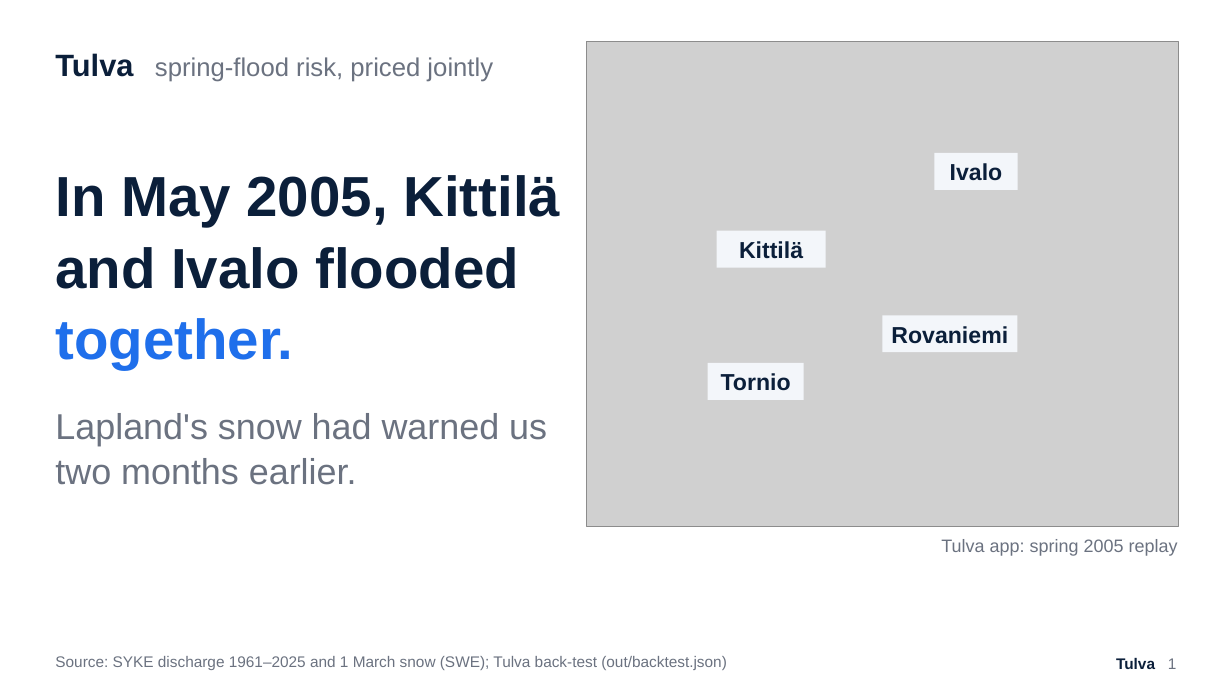
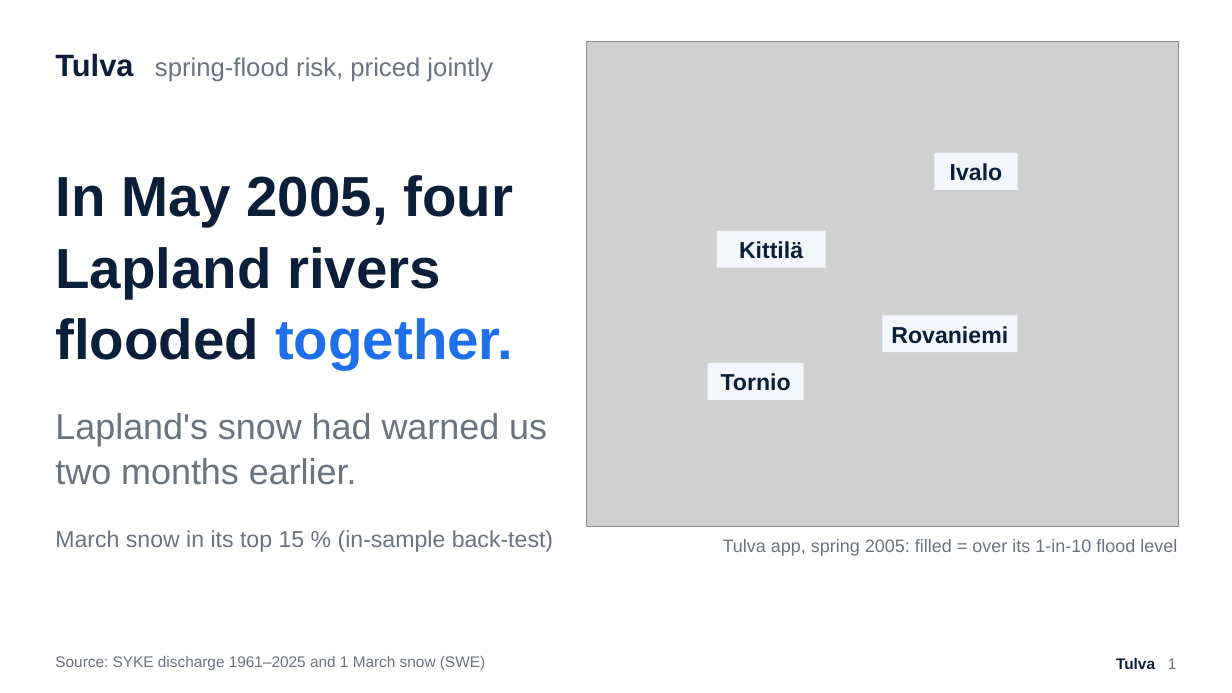
Before and after one commit to Zawaer/tulva, a slide deck: slide 1 of deck/Tulva_QxF2026.pptx. Drawn at 1232x693 pixels with LibreOffice and Linux fonts; fonts in the diff are those of the drawing; grey boxes stand for pictures. Boxes give left, top, right and bottom in pixels: in the first picture for what was removed or moved away, otherwise in the second. Text is boxed around its words. In the diff, an @@ line names an element or a change of style, - is before the commit and + after.

```diff
--- a/deck/Tulva_QxF2026.pptx
+++ b/deck/Tulva_QxF2026.pptx
@@ text at bbox=[55, 175, 513, 369]: text changed @@
-In May 2005, Kittilä and Ivalo flooded together.
+In May 2005, four Lapland rivers flooded together.
@@ text at bbox=[55, 530, 553, 552]: paragraph added @@
+March snow in its top 15 % (in-sample back-test)
@@ text at bbox=[723, 539, 1177, 556]: text changed @@
-Tulva app: spring 2005 replay
+Tulva app, spring 2005: filled = over its 1-in-10 flood level
@@ text at bbox=[55, 656, 485, 670]: text changed @@
-Source: SYKE discharge 1961–2025 and 1 March snow (SWE); Tulva back-test (out/backtest.json)
+Source: SYKE discharge 1961–2025 and 1 March snow (SWE)
```
Also in this commit, not shown: 5 other slides changed, 1 slide added, 30 other files.
